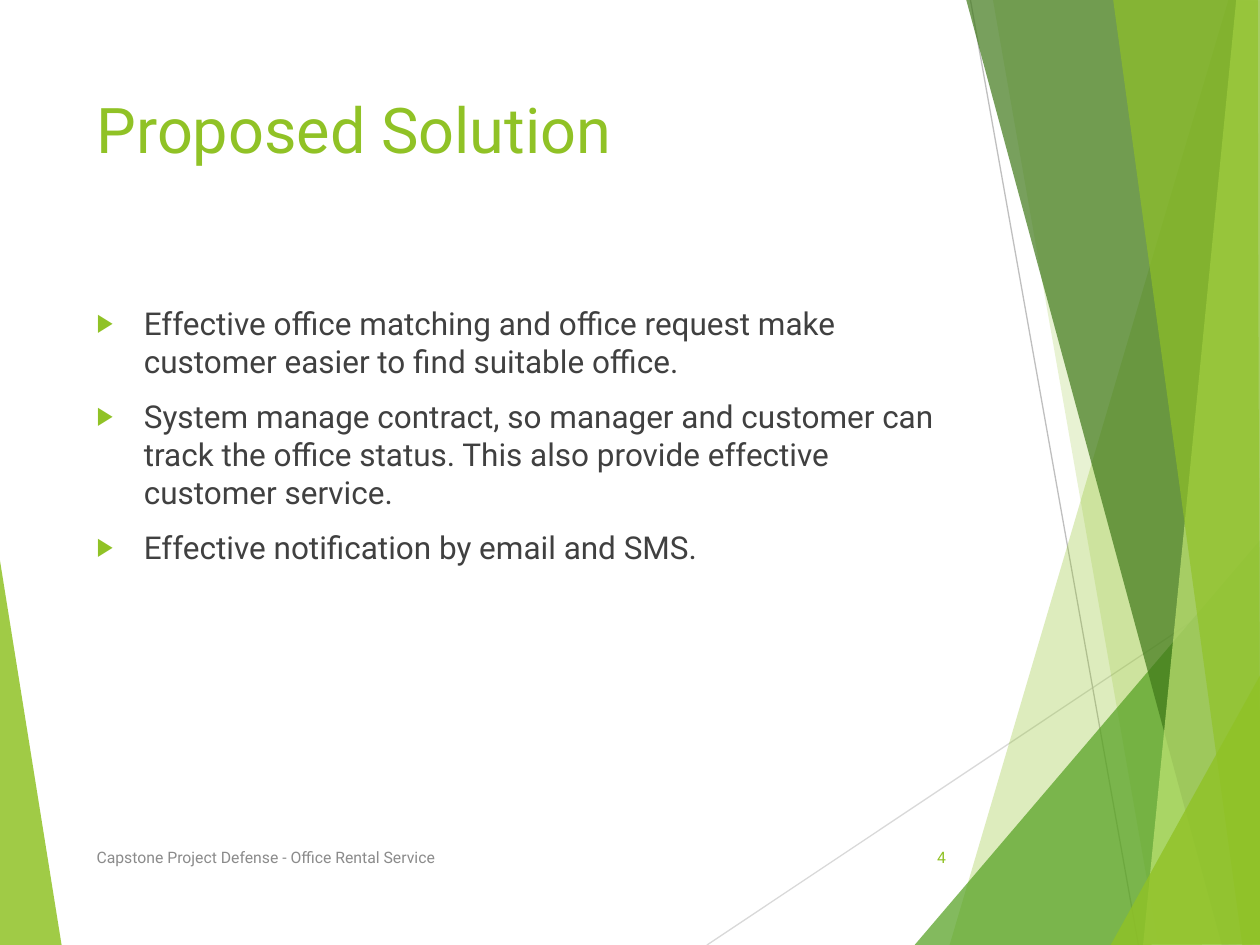
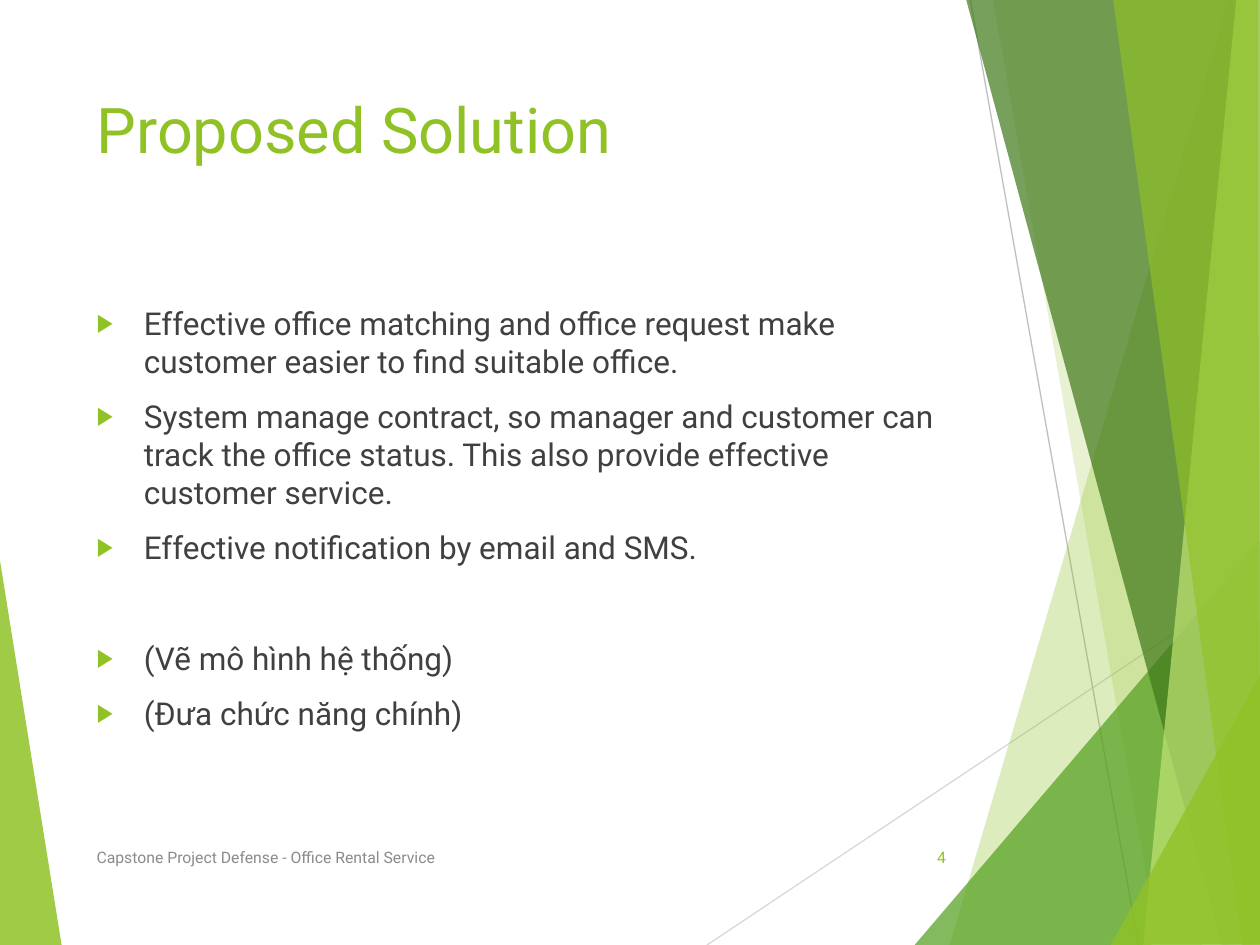
Before and after one commit to tienlx93/capstone-ors, a slide deck: slide 4 of doc/Quoc/SlidePresentation.pptx. Drawn at 1260x945 pixels with LibreOffice and Linux fonts; fonts in the diff are those of the drawing. Boxes give left, top, right and bottom in pixels: in the first picture for what was removed or moved away, otherwise in the second. Text is boxed around its words. In the diff, an @@ line names an element or a change of style, - is before the commit and + after.

```diff
--- a/doc/Quoc/SlidePresentation.pptx
+++ b/doc/Quoc/SlidePresentation.pptx
@@ text at box(144, 644, 462, 732): paragraphs added @@
+▶ (Vẽ mô hình hệ thống)
+▶ (Đưa chức năng chính)
```
Also in this commit, not shown: 4 other slides changed.
